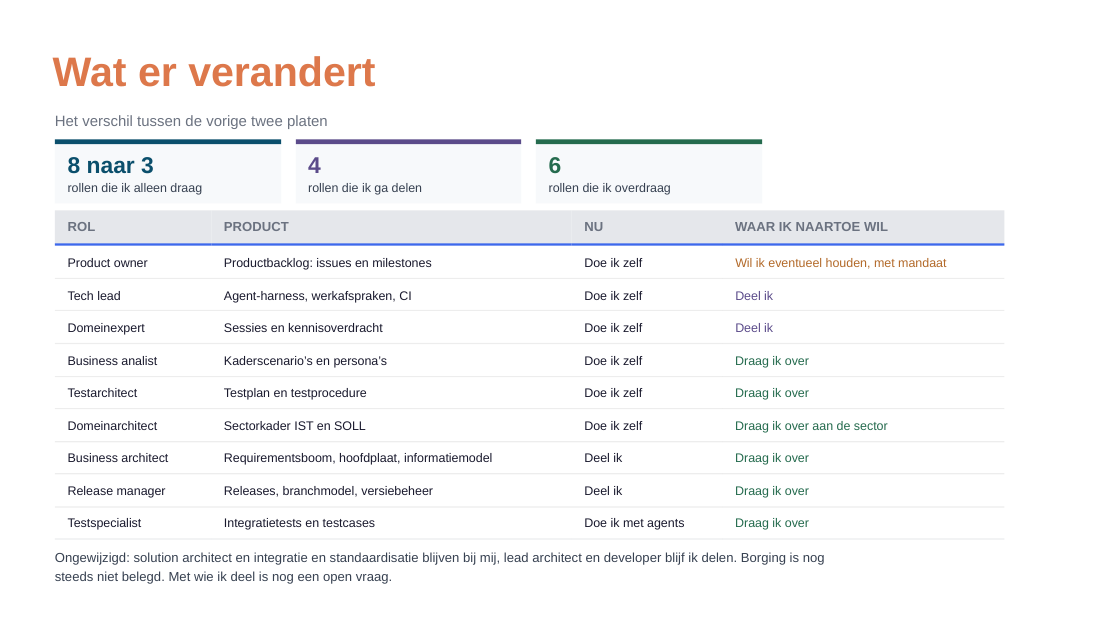
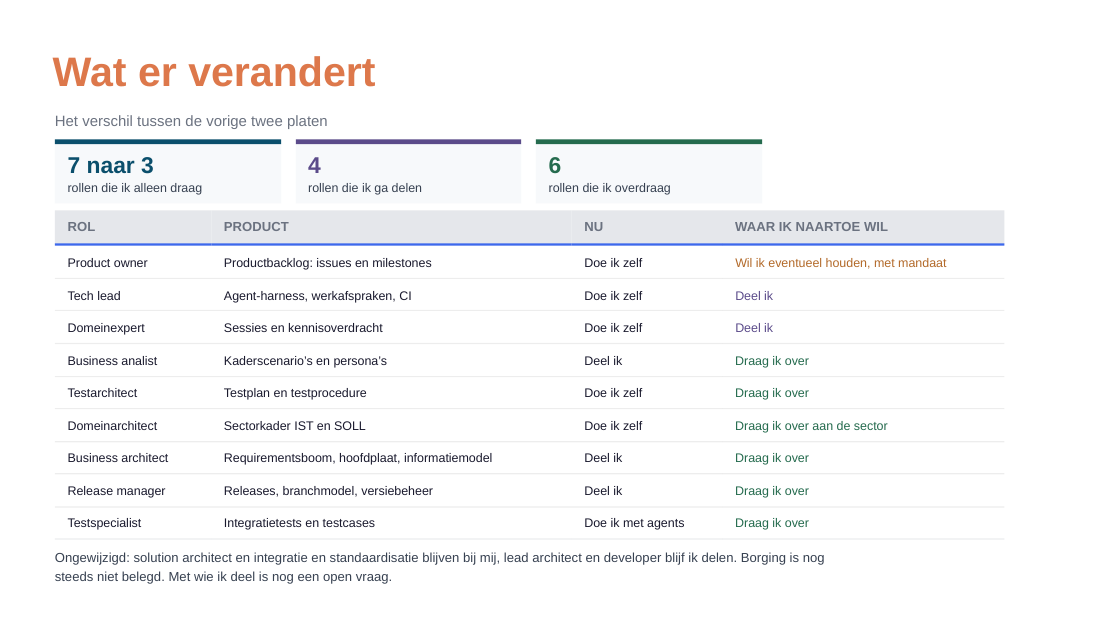
Before and after one commit to Npuls-OKx/meta, a slide deck: slide 14 of presentaties/export/260903_rollen/260903_rollen.pptx. Drawn at 1120x631 pixels with LibreOffice and Linux fonts; fonts in the diff are those of the drawing; background and template pictures are left out. Boxes give left, top, right and bottom in pixels: in the first picture for what was removed or moved away, otherwise in the second. Text is boxed around its words. In the diff, an @@ line names an element or a change of style, - is before the commit and + after.

```diff
--- a/presentaties/export/260903_rollen/260903_rollen.pptx
+++ b/presentaties/export/260903_rollen/260903_rollen.pptx
@@ text at (x1=68, y1=157, x2=154, y2=174): text changed @@
-8 naar 3
+7 naar 3
@@ text at (x1=584, y1=356, x2=622, y2=365): text changed @@
-Doe ik zelf
+Deel ik
```
Also in this commit, not shown: 1 other slide changed, 2 other files.
